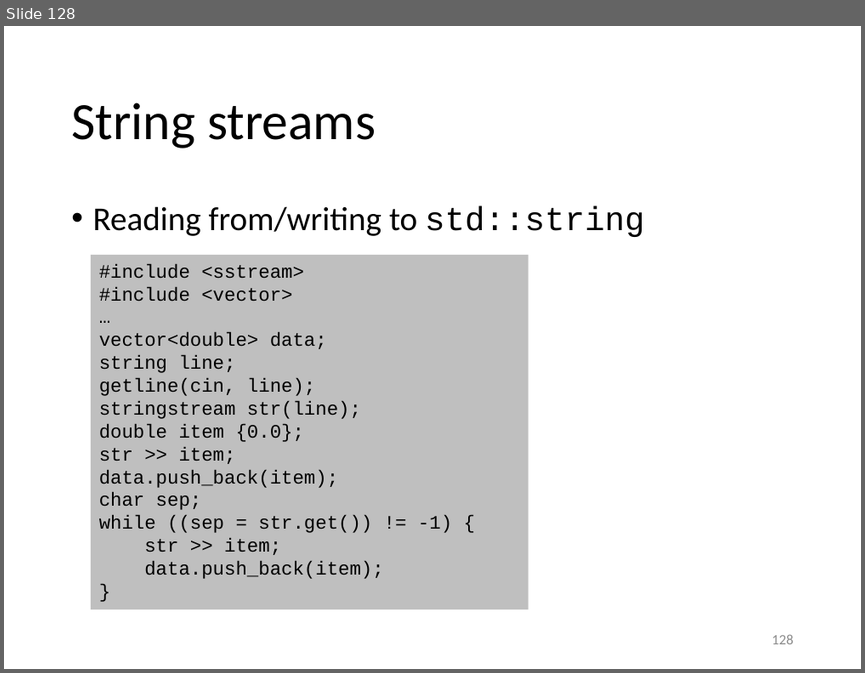
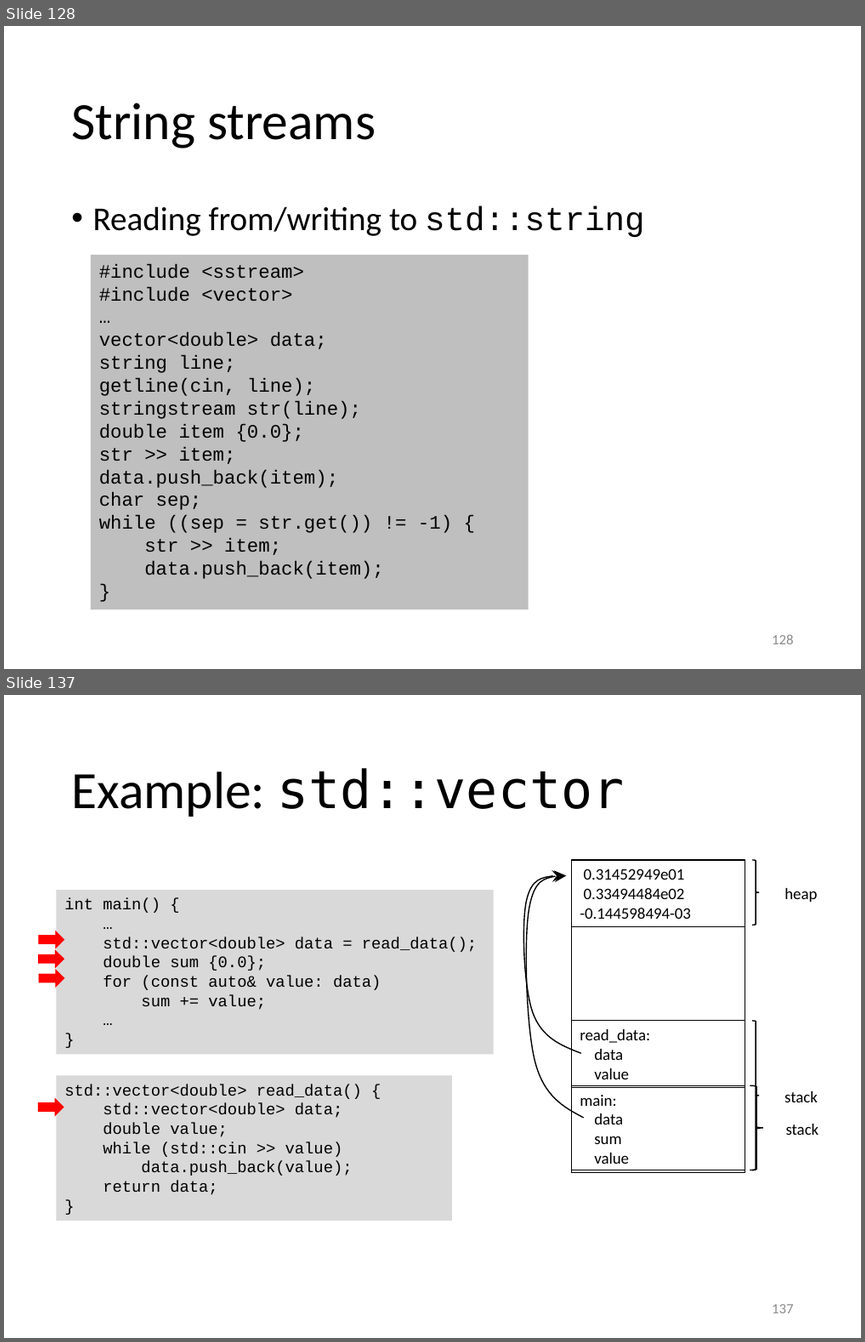
Before and after one commit to gjbex/Scientific-C-plus-plus, a slide deck: scientific_cpp.pptx. Shown one above the other, each under a label of ours: slide 128 before the commit, slides 128 and 137 after it; the slides between them are not shown. The pictures are 865x673 and 865x1342 pixels, drawn with LibreOffice and Linux fonts; fonts in the diff are those of the drawing. Boxes give left, top, right and bottom in pixels: in the first picture for what was removed or moved away, otherwise in the second. Text is boxed around its words. In the diff, an @@ line names an element or a change of style, - is before the commit and + after.

```diff
--- a/scientific_cpp.pptx
+++ b/scientific_cpp.pptx
@@ slide 137 added at (x1=4, y1=695, x2=861, y2=1338), background #FFFFFF @@
@@ title added at (x1=71, y1=768, x2=624, y2=817), 44 pt, text #000000 @@
+Example: std::vector
@@ rectangle added at (x1=571, y1=861, x2=744, y2=1169), outline #000000 1 pt @@
@@ rectangle added at (x1=571, y1=860, x2=744, y2=926), outline #000000 0.75 pt, 13.5 pt, text #000000 @@
+0.31452949e01
+0.33494484e02
+-0.144598494-03
@@ right brace added at (x1=752, y1=860, x2=759, y2=925), outline #000000 1 pt @@
@@ rectangle added at (x1=56, y1=890, x2=494, y2=1054), fill #D9D9D9, 13.5 pt, text #000000 @@
+int main() {
+…
+std::vector<double> data = read_data();
+double sum {0.0};
+for (const auto& value: data)
+sum += value;
+…
+}
@@ freeform shape added at (x1=524, y1=875, x2=581, y2=1053), outline #000000 1 pt @@
@@ freeform shape added at (x1=526, y1=875, x2=583, y2=1117), outline #000000 1 pt @@
@@ text added at (x1=784, y1=888, x2=817, y2=902), 13.5 pt, text #000000 @@
+heap
@@ right arrow added at (x1=39, y1=931, x2=64, y2=947), fill #FF0000, outline #FF0000 1 pt @@
@@ right arrow added at (x1=38, y1=951, x2=64, y2=968), fill #FF0000, outline #FF0000 1 pt @@
@@ right arrow added at (x1=39, y1=970, x2=64, y2=987), fill #FF0000, outline #FF0000 1 pt @@
@@ rectangle added at (x1=571, y1=1021, x2=744, y2=1088), outline #000000 0.75 pt, 13.5 pt, text #000000 @@
+read_data:
+data
+value
@@ right brace added at (x1=752, y1=1021, x2=759, y2=1169), outline #000000 1 pt @@
@@ rectangle added at (x1=56, y1=1076, x2=452, y2=1220), fill #D9D9D9, 13.5 pt, text #000000 @@
+std::vector<double> read_data() {
+std::vector<double> data;
+double value;
+while (std::cin >> value)
+data.push_back(value);
+return data;
+}
@@ right arrow added at (x1=38, y1=1099, x2=64, y2=1115), fill #FF0000, outline #FF0000 1 pt @@
@@ rectangle added at (x1=571, y1=1086, x2=744, y2=1172), outline #000000 0.75 pt, 13.5 pt, text #000000 @@
+main:
+data
+sum
+value
@@ right brace added at (x1=749, y1=1086, x2=763, y2=1170), outline #000000 1 pt @@
@@ text added at (x1=784, y1=1091, x2=817, y2=1102), 13.5 pt, text #000000 @@
+stack
@@ text added at (x1=786, y1=1123, x2=819, y2=1134), 13.5 pt, text #000000 @@
+stack
@@ page number added at (x1=772, y1=1304, x2=794, y2=1313), 12 pt, text #8C8C8C @@
+137
```
Also in this commit, not shown: 12 other slides added.
